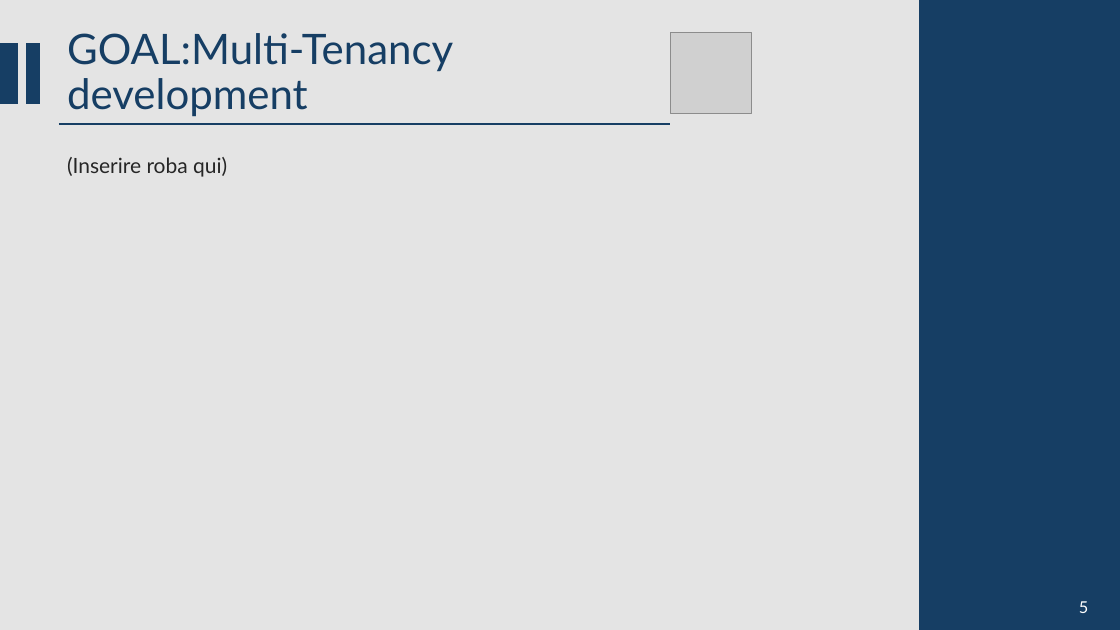
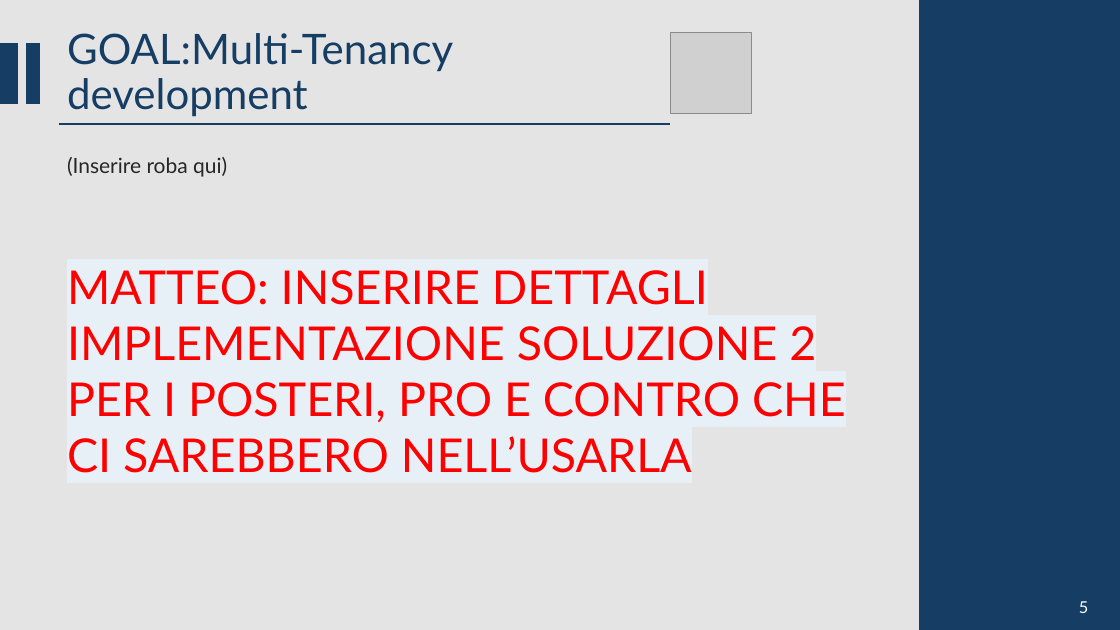
Before and after one commit to CSW-Teams/MS3-docs, a slide deck: slide 5 of ShiftsHappen/Sprint 2/CSW Sprint 2.pptm. Drawn at 1120x630 pixels with LibreOffice and Linux fonts; fonts in the diff are those of the drawing; grey boxes stand for pictures. Boxes give left, top, right and bottom in pixels: in the first picture for what was removed or moved away, otherwise in the second. Text is boxed around its words. In the diff, an @@ line names an element or a change of style, - is before the commit and + after.

```diff
--- a/ShiftsHappen/Sprint 2/CSW Sprint 2.pptm
+++ b/ShiftsHappen/Sprint 2/CSW Sprint 2.pptm
@@ text added at (67,270,846,473), 40 pt, text #FF0000 @@
+MATTEO: INSERIRE DETTAGLI IMPLEMENTAZIONE SOLUZIONE 2 PER I POSTERI, PRO E CONTRO CHE CI SAREBBERO NELL’USARLA
```
Also in this commit, not shown: 6 other slides changed, 4 slides added, 1 slide removed.
